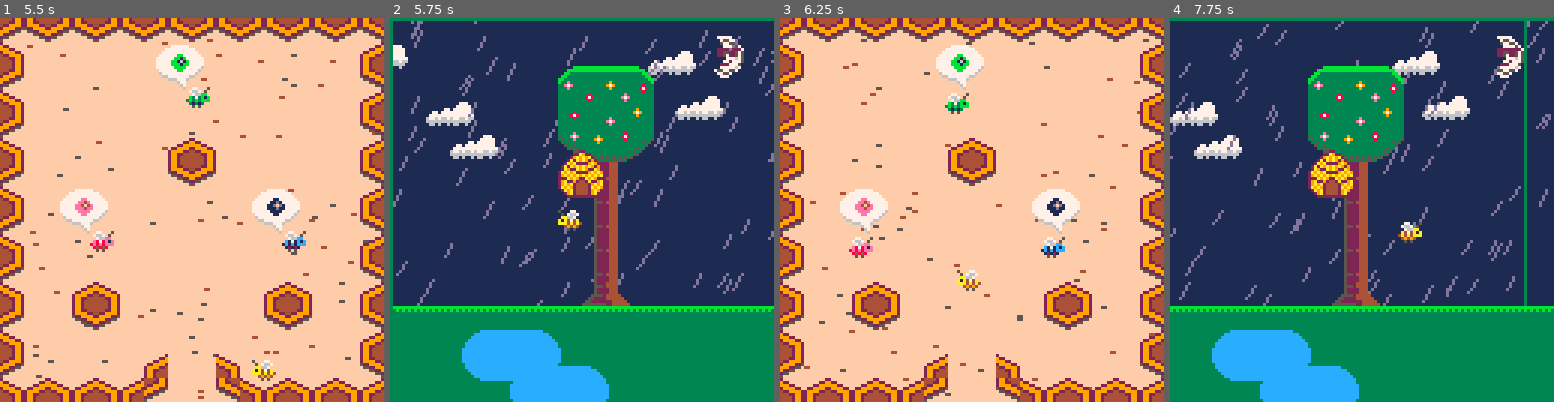
Above: before the commit, frames 1-4 (left to right).
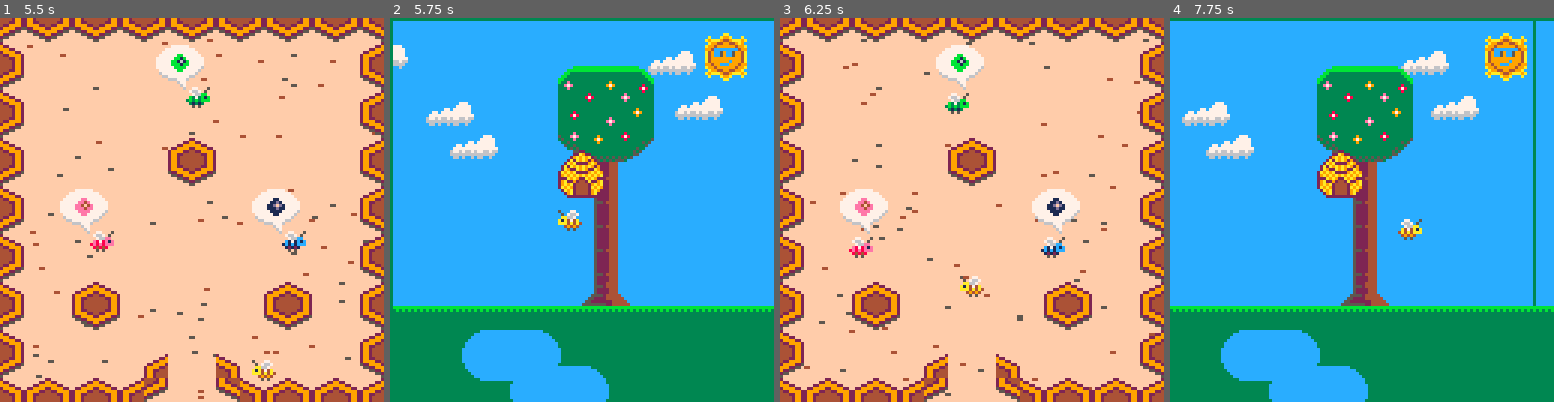
Above: after the commit, the same moments.

Repository: global-game-jam-2019-team/the_letter_bee
Game: PICO-8 cartridge the_letter_bee.p8
Two runs of this game, one before a commit and one after it. Both use one fixed random seed, a clock stepped at 60 frames per second and the inputs below.
Inputs:
- Up to frame 1 (5.5 s): tap O (Z key) at 0.33, 0.7, 1.43, 2.22, 3.1, 3.98, 4.87 s; tap X (X key) at 1.07, 2.07, 2.4, 2.73, 3.07, 3.4, 3.73, 4.07, 4.4, 4.73, 5.07, 5.4 s; hold Left 1.97-2.37 s; hold Down 2.42-2.82 s; hold Right 2.87-3.53 s; hold Up 3.58-4.08 s; hold Right 4.13-4.53 s; hold Down 4.58-5.08 s; hold Left from 5.13 s (still down)
- Up to frame 2 (5.75 s): keep holding Left; tap X (X key) at 5.73 s
- Up to frame 3 (6.25 s): tap O (Z key) at 5.75 s; release Left at 5.8 s; hold Up 5.85-6.18 s; tap X (X key) at 6.07 s; hold Left from 6.23 s (still down)
- Up to frame 4 (7.75 s): tap X (X key) every 0.33 s from 6.4 to 7.73 s; release Left at 6.63 s; tap O (Z key) at 6.63, 7.52 s; hold Down 6.68-7.08 s; hold Right from 7.13 s (still down)

Frame 1 is identical in both runs. In frame 2, 62% of the frame differs, in the area x 0-100%, y 0-75%; in frame 3, 0.3%; in frame 4, 70%, in the area x 0-100%, y 0-100%.

Commit message:
drop spiders fix

Diff:
--- a/the_letter_bee.p8
+++ b/the_letter_bee.p8
@@ -288,6 +288,21 @@
   p.carry_sprite = nil
 end
 
+function update_weather()
+  if not has_been_night and goals["food_blue"] then
+    is_day = false
+    has_been_night = true
+  else
+    is_day = true
+  end
+
+  local completed_goals = 0
+  for v in all(goals) do
+    completed_goals = completed_goals + 1
+  end
+  is_rainy = completed_goals == 2
+end
+
 -- entity reaction factory: consume carry only one type
 function erf_consume_carry_only(type)
   return function(entity, entities)
@@ -297,6 +312,7 @@
 
     sfx(_sfx.pickup)
     goals[type] = true
+    update_weather()
 
     entity.post_draws = {
       function(entity, entities)
@@ -690,7 +706,8 @@
 end
 
 function _draw_overworld()
-  cls"1"
+  local sky_color = is_day and 12 or 1
+  cls(sky_color)
 
   camera(cam_x,0)
   local sky_sprite = is_day and "sun" or "moon"
@@ -999,6 +1016,7 @@
 function game_start(entity, entities)
   p.carry_sprite = nil
   reset_goals()
+  update_weather()
   go_to_hive()
   p.x = 64
   p.y = 80
@@ -1105,6 +1123,7 @@
           updates={eu_fall_n_run_off},reactions={er_drop, er_hurt, erf_sound(_sfx.spider)}},
       },
       update = function(o, map_data, distance_from_home, screen_offset_x)
+        if not p.carry_sprite then return end
         local local_px = p.x - screen_offset_x
         if local_px > 48 and local_px < 96 and not o.has_attacked then
           o.has_attacked = true
@@ -1149,6 +1168,7 @@
           updates={eu_fall_n_run_off},reactions={er_drop, er_hurt, erf_sound(_sfx.spider)}},
       },
       update = function(o, map_data, distance_from_home, screen_offset_x)
+        if not p.carry_sprite then return end
         local local_px = p.x - screen_offset_x
         if local_px > 48 and local_px < 96 and not o.has_attacked then
           o.has_attacked = true
